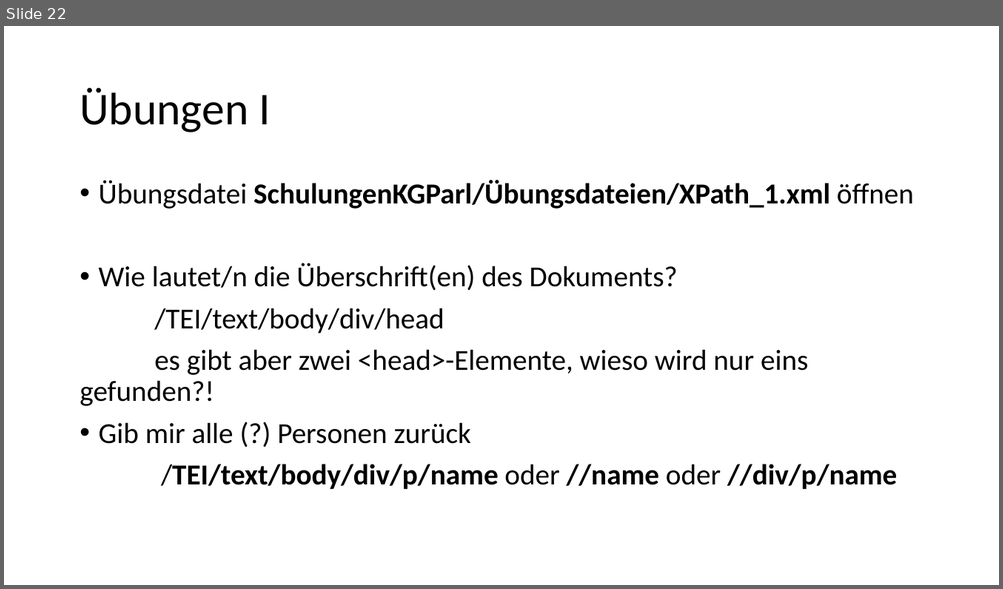
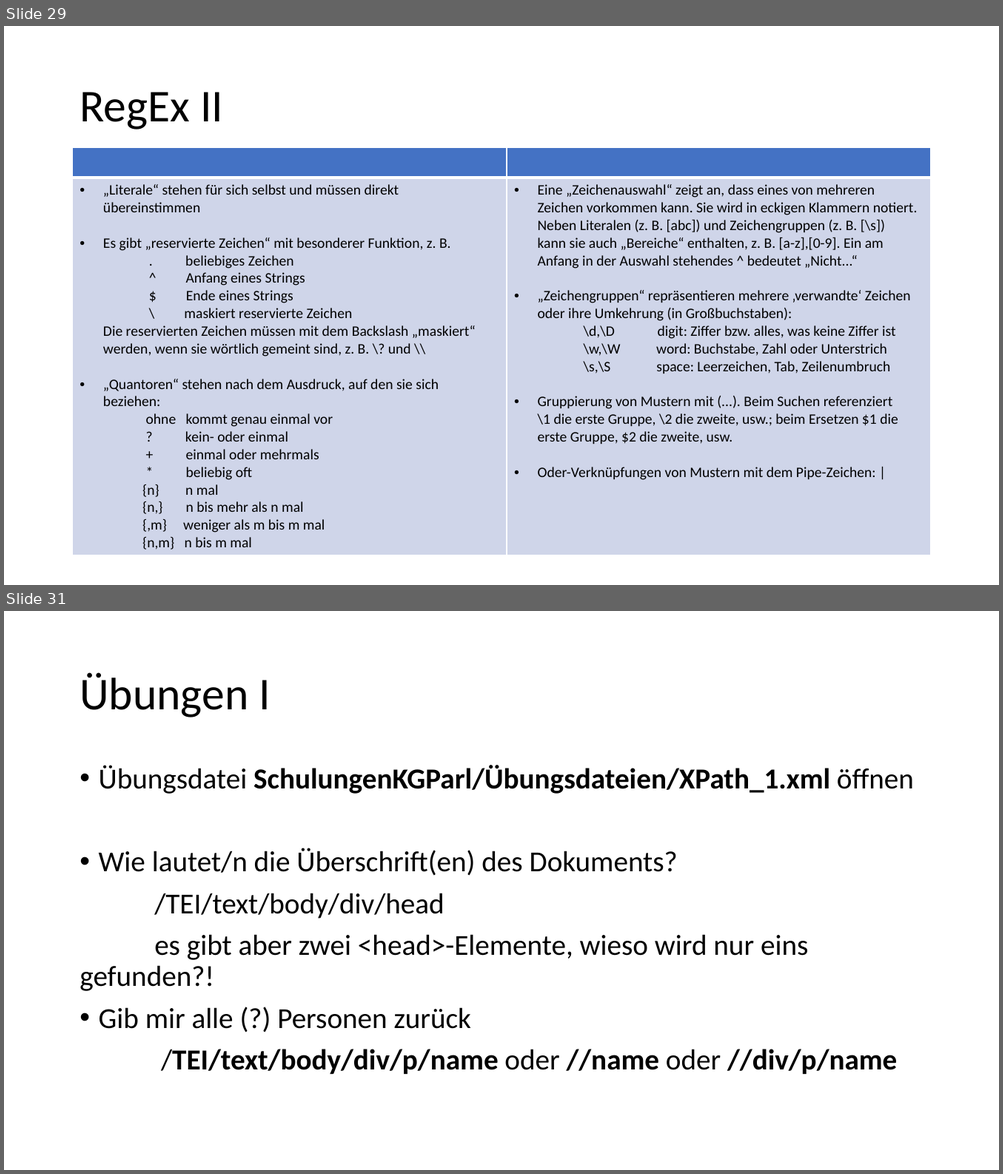
Before and after one commit to Lena-Luise/Lehre, a slide deck: SchulungenKGParl/Folien/XPath.pptx. Shown one above the other, each under a label of ours: slide 22 before the commit, slides 29 and 31 after it; the slides between them are not shown. The pictures are 1003x589 and 1003x1174 pixels, drawn with LibreOffice and Linux fonts; fonts in the diff are those of the drawing. Boxes give left, top, right and bottom in pixels: in the first picture for what was removed or moved away, otherwise in the second. Text is boxed around its words. In the diff, an @@ line names an element or a change of style, - is before the commit and + after.

```diff
--- a/SchulungenKGParl/Folien/XPath.pptx
+++ b/SchulungenKGParl/Folien/XPath.pptx
@@ slide 29 added at (x1=4, y1=26, x2=999, y2=585), background #FFFFFF @@
@@ title added at (x1=79, y1=92, x2=223, y2=130), 44 pt, text #000000 @@
+RegEx II
@@ table added at (x1=73, y1=147, x2=930, y2=553), 2 rows, 2 columns @@
+ | 
+„Literale“ stehen für sich selbst und müssen direkt übereinstimmen / Es gibt „reservierte Zeichen“ mit besonderer Funktion, z. B. . beliebiges Zeichen ^ Anfang eines Strings $ Ende eines Strings \ maskiert reservierte Zeichen Die reservierten Zeichen müssen mit dem Backslash „maskiert“ werden, wenn sie wörtlich gemeint sind, z. B. \? und \\ / „Quantoren“ stehen nach dem Ausdruck, auf den sie sich beziehen: ohne kommt genau einmal vor ? kein- oder einmal + einmal oder mehrmals * beliebig oft {n} n mal {n,} n bis mehr als n mal {,m} weniger als m bis m mal {n,m} n bis m mal | Eine „Zeichenauswahl“ zeigt an, dass eines von mehreren Zeichen vorkommen kann. Sie wird in eckigen Klammern notiert. Neben Literalen (z. B. [abc]) und Zeichengruppen (z. B. [\s]) kann sie auch „Bereiche“ enthalten, z. B. [a-z],[0-9]. Ein am Anfang in der Auswahl stehendes ^ bedeutet „Nicht...“ / „Zeichengruppen“ repräsentieren mehrere ‚verwandte‘ Zeichen oder ihre Umkehrung (in Großbuchstaben): \d,\D digit: Ziffer bzw. alles, was keine Ziffer ist \w,\W word: Buchstabe, Zahl oder Unterstrich \s,\S space: Leerzeichen, Tab, Zeilenumbruch / Gruppierung von Mustern mit (...). Beim Suchen referenziert \1 die erste Gruppe, \2 die zweite, usw.; beim Ersetzen $1 die erste Gruppe, $2 die zweite, usw. / Oder-Verknüpfungen von Mustern mit dem Pipe-Zeichen: |
@@ what was slide 22 is now slide 31 @@
```
Also in this commit, not shown: 15 slides changed, 9 other slides added, 1 slide removed, 1 other file.
